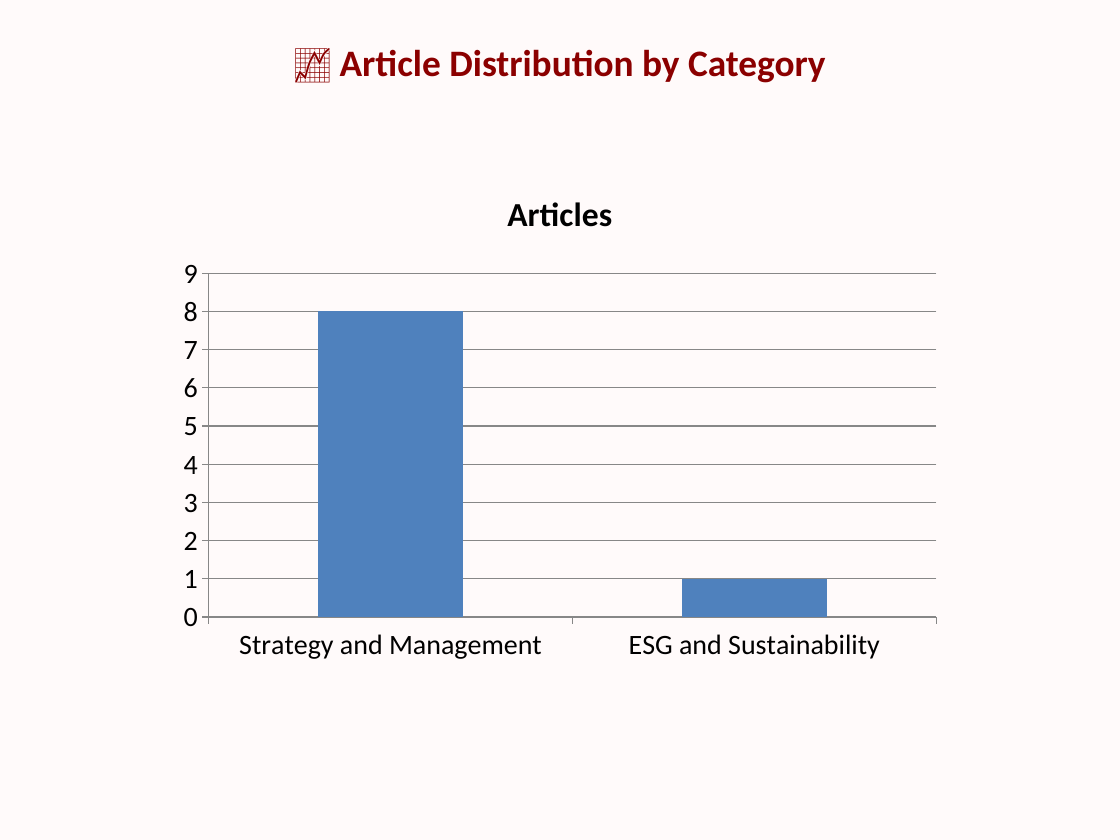
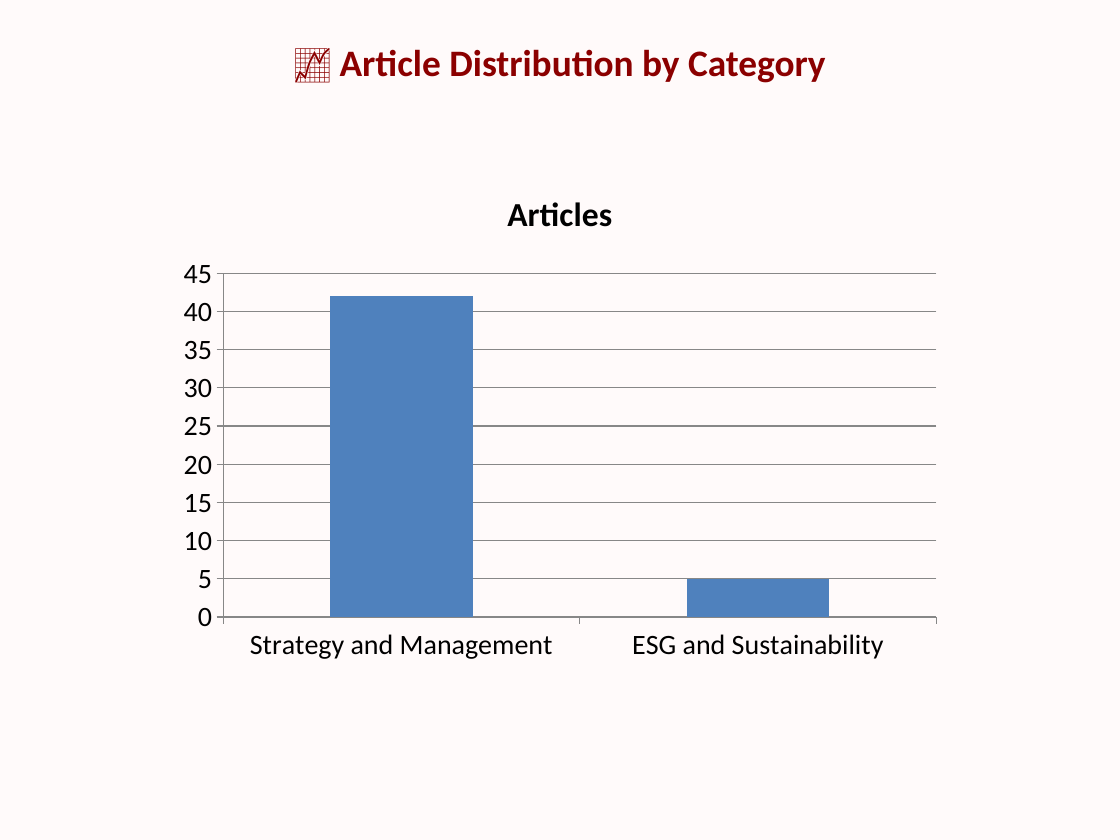
Before and after one commit to GriffinJolly/newsletter-generator, a slide deck: slide 3 of outputs/full_pipeline/Novo_Nordisk/ppt/Novo_Nordisk_consolidated_report.pptx. Drawn at 1120x840 pixels with LibreOffice and Linux fonts; fonts in the diff are those of the drawing. Boxes give left, top, right and bottom in pixels: in the first picture for what was removed or moved away, otherwise in the second. Text is boxed around its words. In the diff, an @@ line names an element or a change of style, - is before the commit and + after.

```diff
--- a/outputs/full_pipeline/Novo_Nordisk/ppt/Novo_Nordisk_consolidated_report.pptx
+++ b/outputs/full_pipeline/Novo_Nordisk/ppt/Novo_Nordisk_consolidated_report.pptx
@@ column chart at [168,168,952,672] @@
@@ Articles, Strategy and Management: 8 to 42 @@
@@ Articles, ESG and Sustainability: 1 to 5 @@
```
Also in this commit, not shown: 13 other slides changed, 38 slides added, 8 other files.
